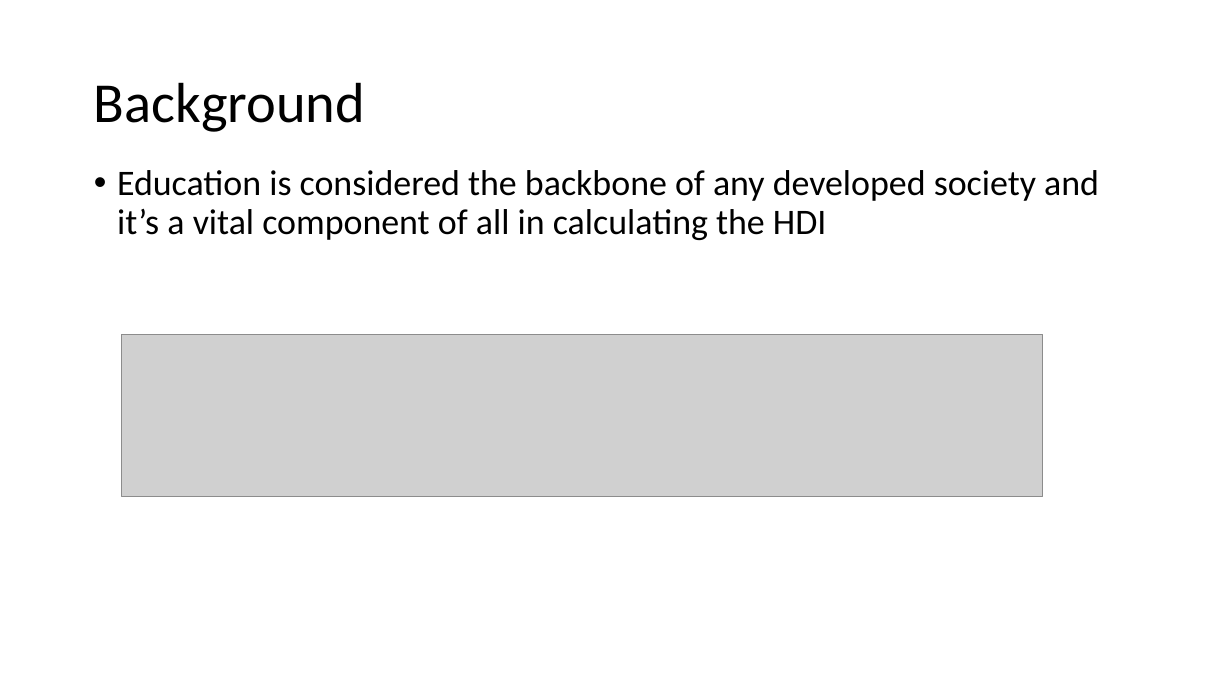
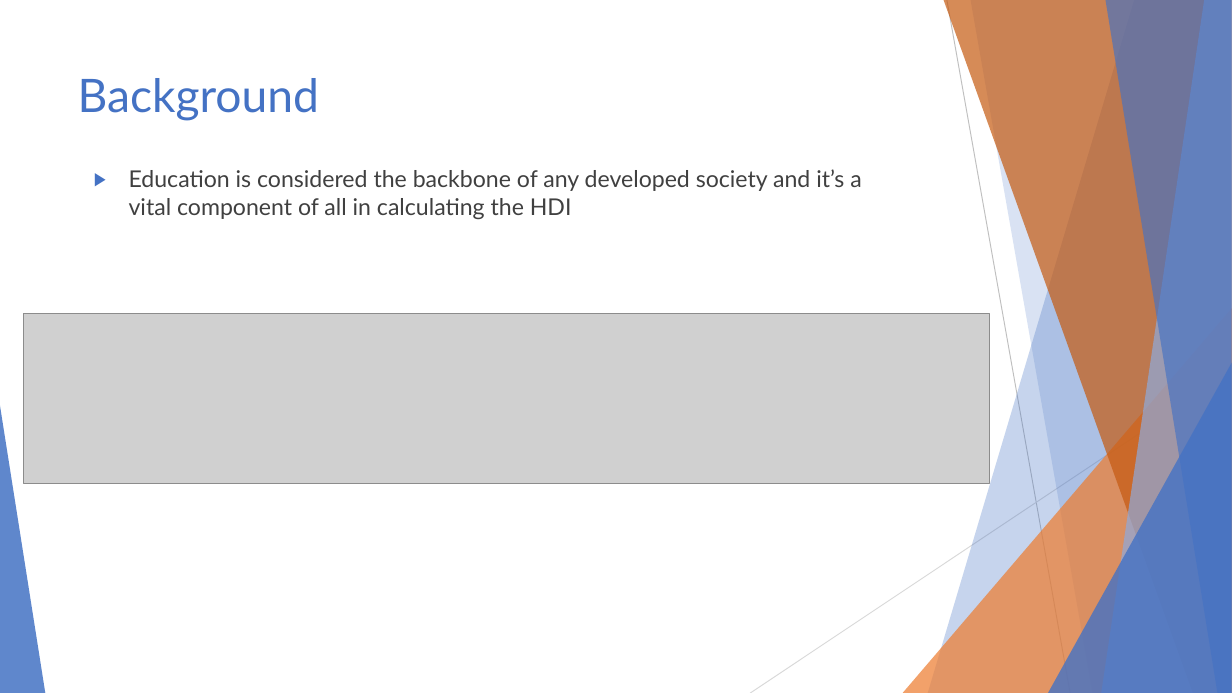
Before and after one commit to AndeyNunes/educationDEA, a slide deck: slide 2 of Project Presentation.pptx. Drawn at 1232x693 pixels with LibreOffice and Linux fonts; fonts in the diff are those of the drawing; grey boxes stand for pictures. Boxes give left, top, right and bottom in pixels: in the first picture for what was removed or moved away, otherwise in the second. Text is boxed around its words. In the diff, an @@ line names an element or a change of style, - is before the commit and + after.

```diff
--- a/Project Presentation.pptx
+++ b/Project Presentation.pptx
@@ title "Background": place and size @@
-title "Background" at bbox=[94, 82, 365, 132]
+title "Background" at bbox=[78, 78, 319, 121]
@@ title "Background" at bbox=[78, 78, 319, 121]: size 44 to 36 pt, font Calibri to Lato, text colour #000000 to #4472C4; line spacing 0.9 to 1; vertical alignment middle to top @@
@@ text "Education is considered the backbone ..." at bbox=[129, 169, 861, 219]: size 28 to 18 pt, font Calibri to Lato, text colour #000000 to #404040; bullet • to ▶; line spacing 0.9 to 1 @@
@@ picture: place and size @@
-picture at bbox=[122, 334, 1043, 496]
+picture at bbox=[24, 313, 990, 484]
@@ group added at bbox=[0, 0, 1232, 693]: 5 freeform shapes, 3 triangles, 2 lines @@
```
Also in this commit, not shown: 16 other slides changed, 3 slides added, 4 slides removed.
